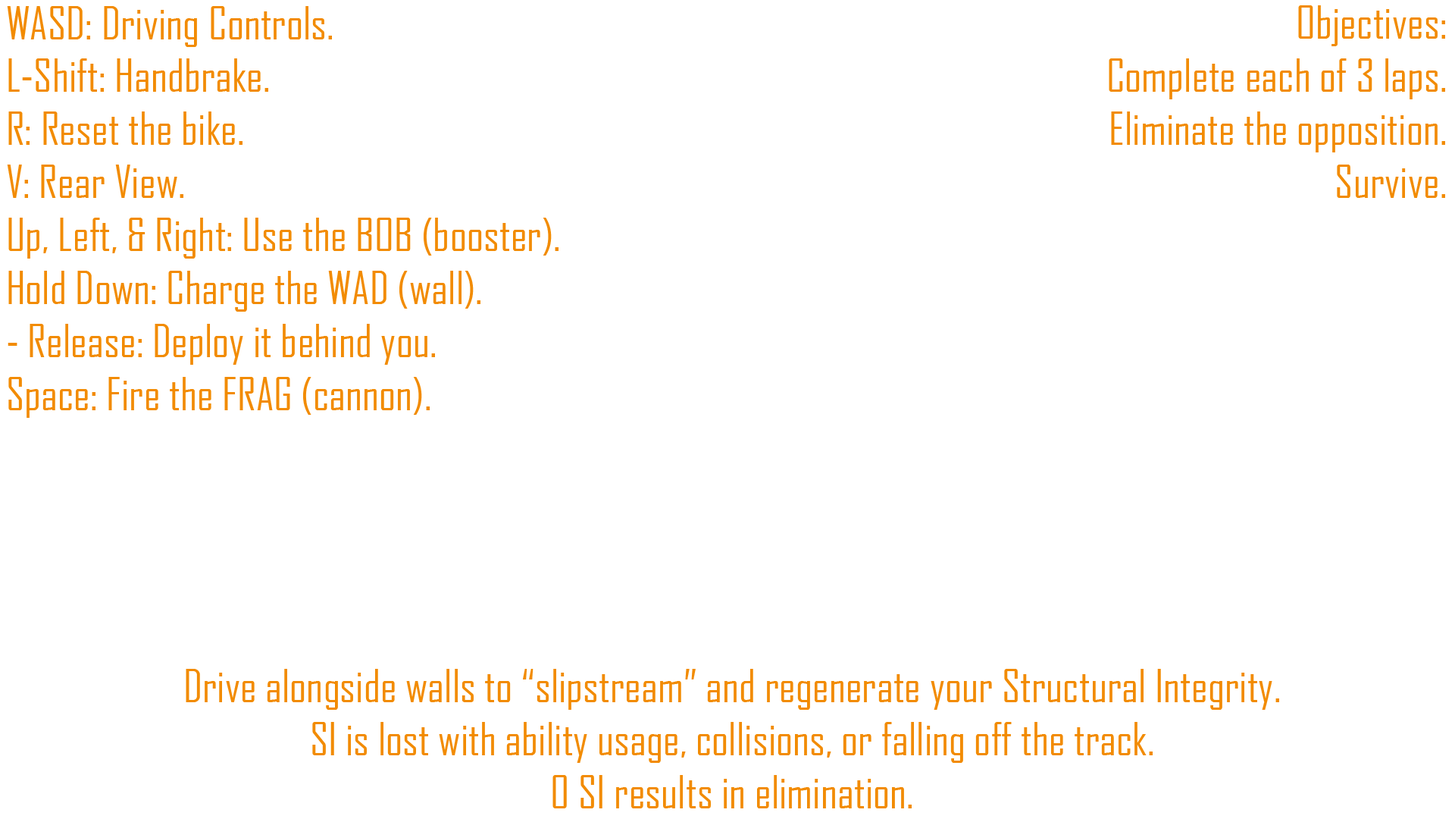
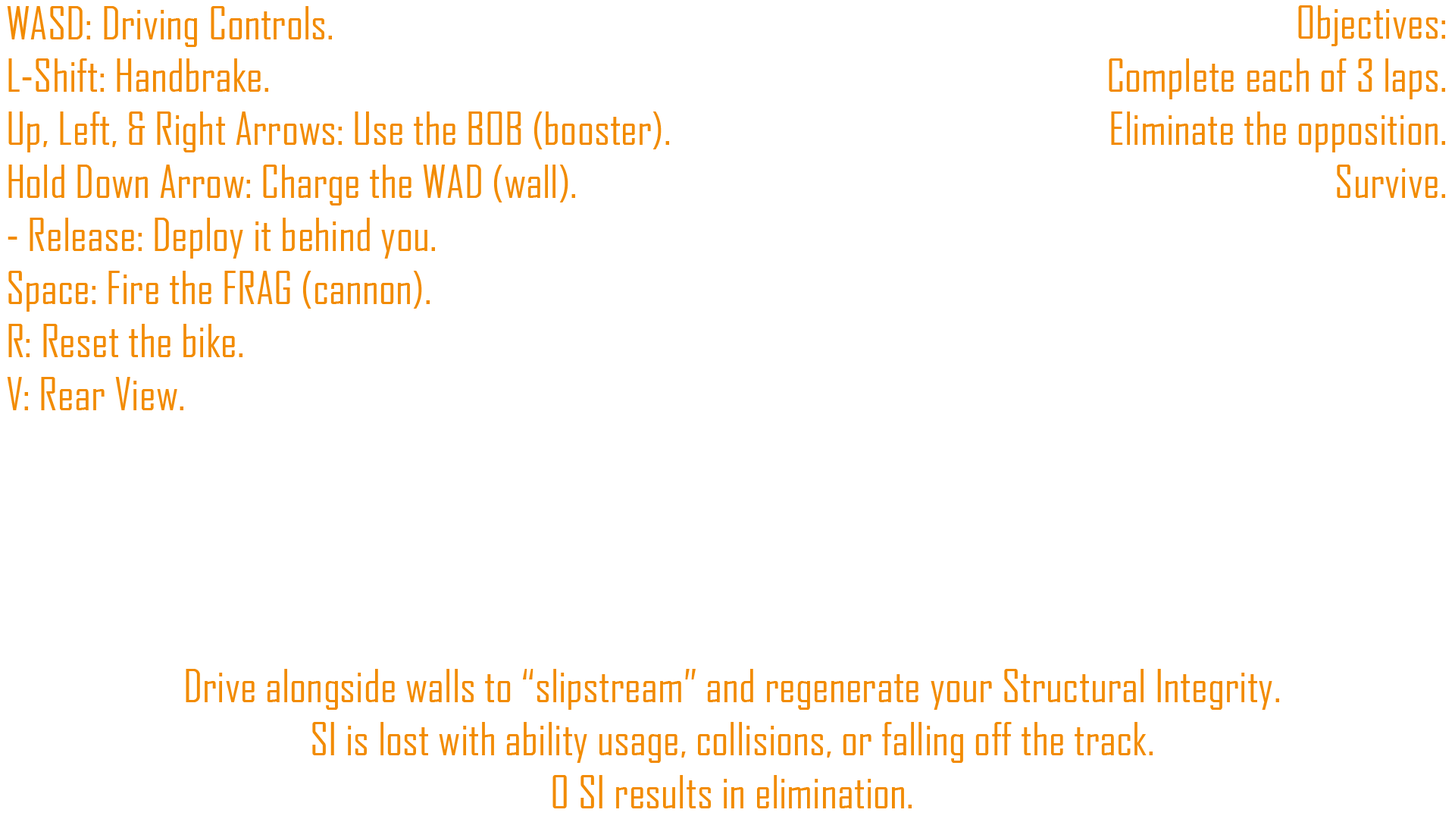
Comparing the layer stacks of the two w=1455, h=819 images. Changes:
renamed "WASD: Driving Controls. L-Shift: Handbrake. R: Reset the bike." to "WASD: Driving Controls. L-Shift: Handbrake. Up, Left, & Right A", painted on it over [6, 111, 670, 418]
